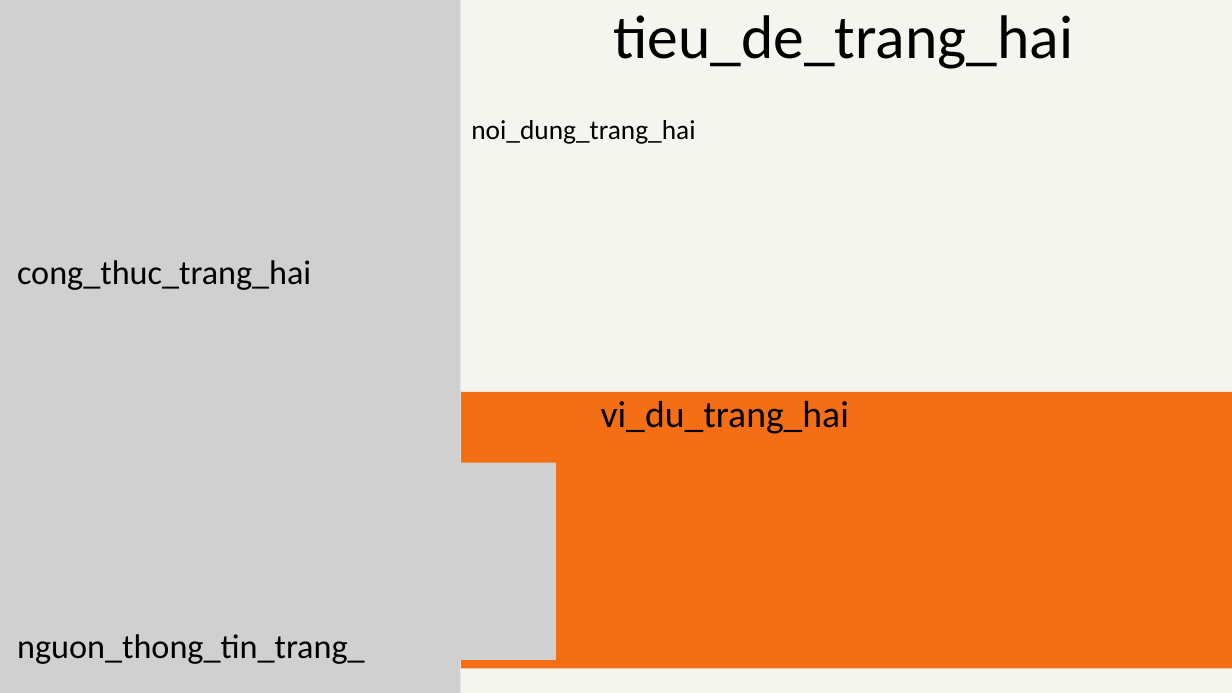
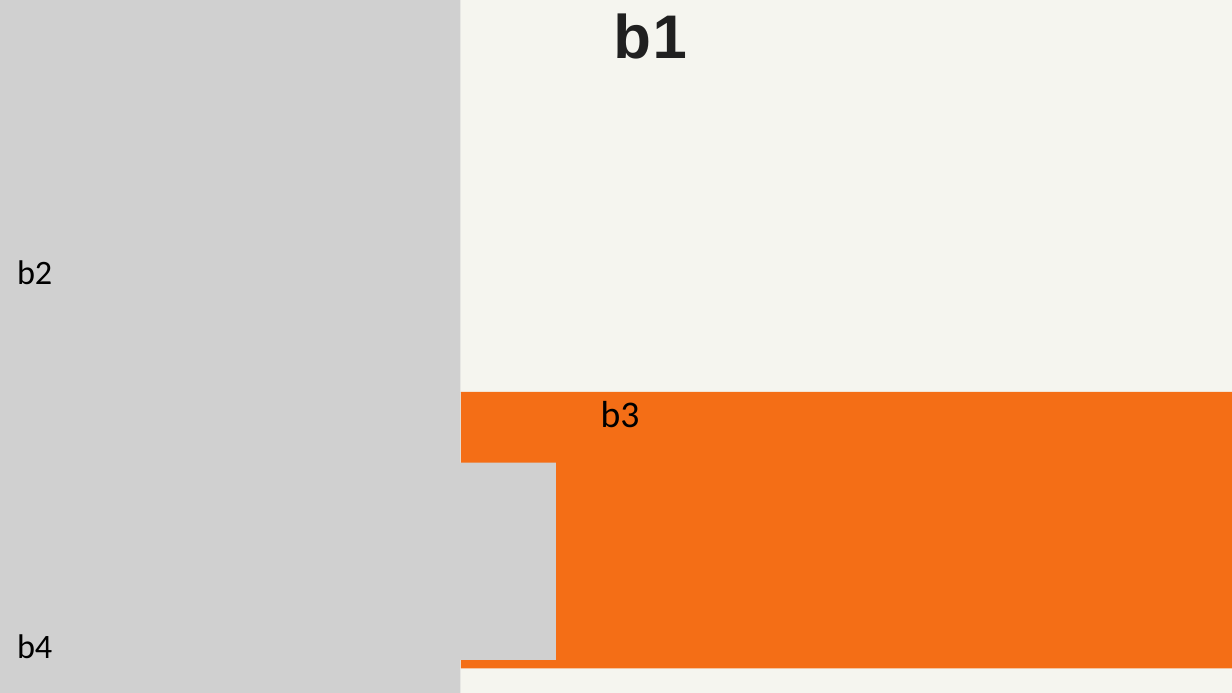
Before and after one commit to nguyennmk/MathSlides, a slide deck: slide 2 of MathSlides.Present/wwwroot/Templates/Template.pptx. Drawn at 1232x693 pixels with LibreOffice and Linux fonts; fonts in the diff are those of the drawing; grey boxes stand for pictures. Boxes give left, top, right and bottom in pixels: in the first picture for what was removed or moved away, otherwise in the second. Text is boxed around its words. In the diff, an @@ line names an element or a change of style, - is before the commit and + after.

```diff
--- a/MathSlides.Present/wwwroot/Templates/Template.pptx
+++ b/MathSlides.Present/wwwroot/Templates/Template.pptx
@@ text at (613,13,687,59): text changed; font Calibri to Arial; text colour #000000 to #202020; bold on @@
-tieu_de_trang_hai
+b1
@@ text removed at (471,120,695,144) @@
-noi_dung_trang_hai
@@ text at (17,260,52,285): text changed @@
-cong_thuc_trang_hai
+b2
@@ text at (601,401,640,428): text changed @@
-vi_du_trang_hai
+b3
@@ text at (17,634,52,659): text changed @@
-nguon_thong_tin_trang_hai
+b4
```
Also in this commit, not shown: 2 other slides changed, 4 other files.
